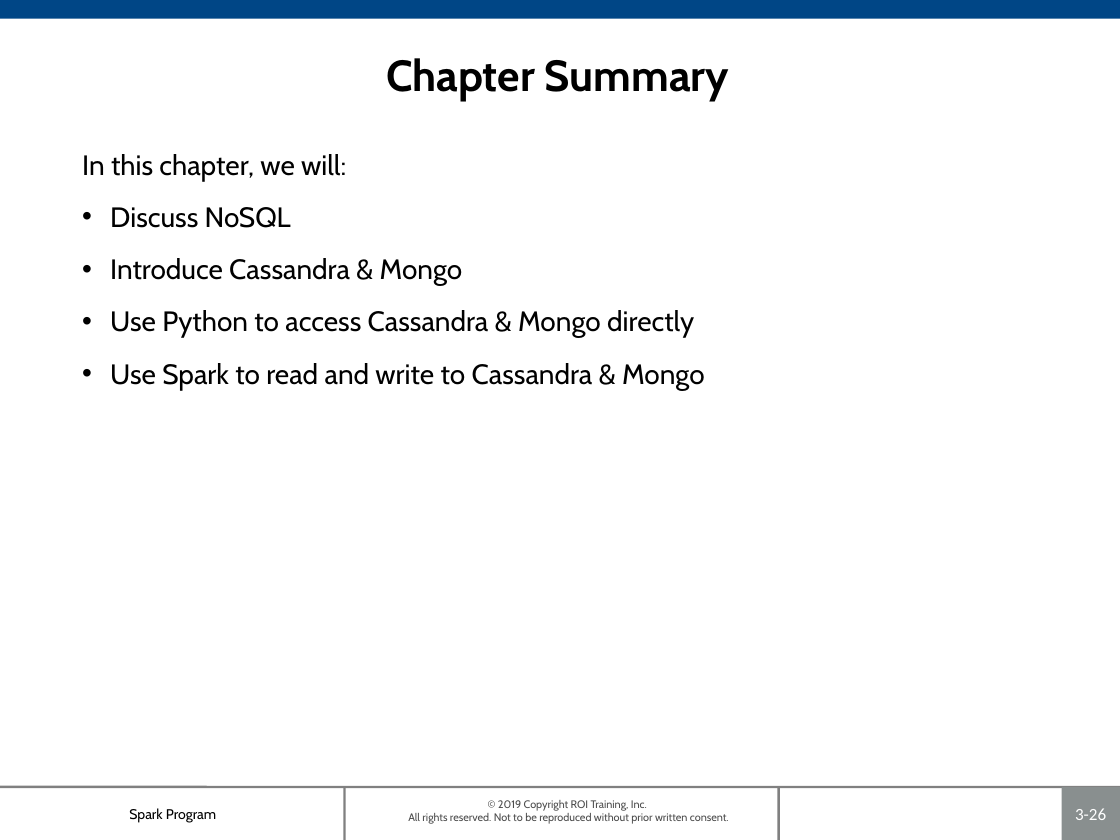
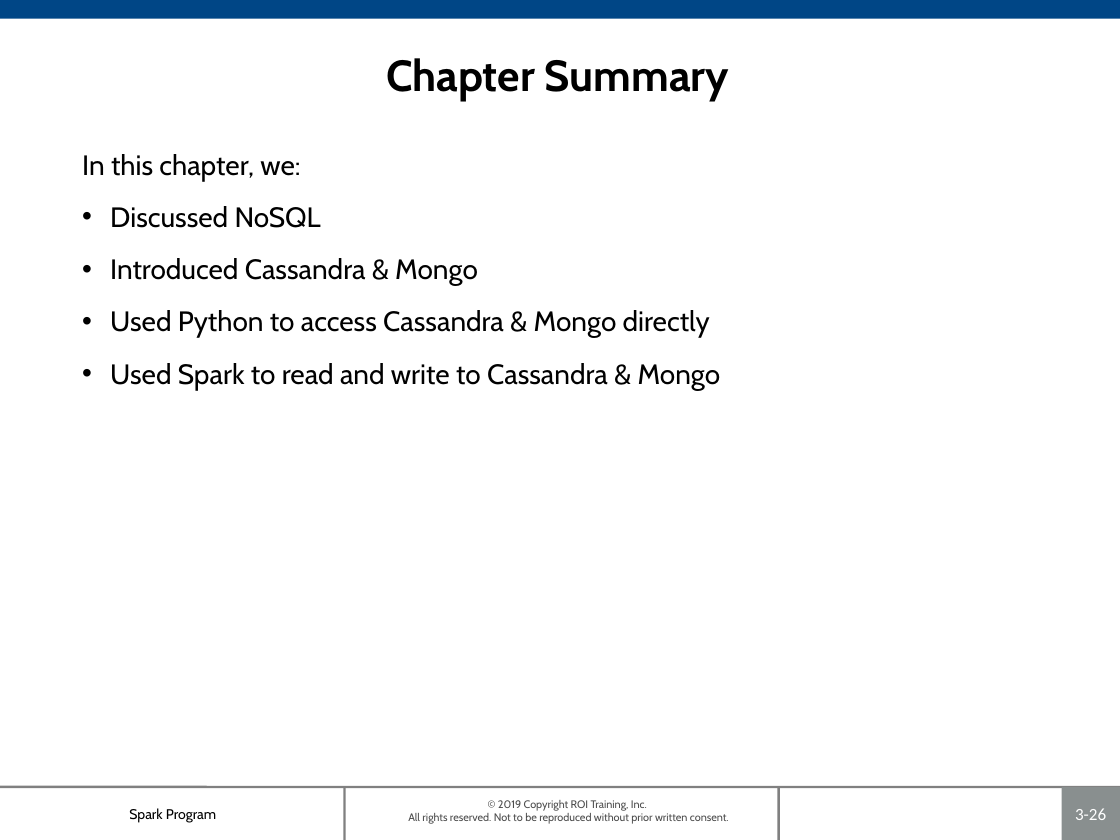
Before and after one commit to roitraining/SparkProgram, a slide deck: slide 26 of Day4/Ch05_NoSQL.pptx. Drawn at 1120x840 pixels with LibreOffice and Linux fonts; fonts in the diff are those of the drawing; background and template pictures are left out. Boxes give left, top, right and bottom in pixels: in the first picture for what was removed or moved away, otherwise in the second. Text is boxed around its words. In the diff, an @@ line names an element or a change of style, - is before the commit and + after.

```diff
--- a/Day4/Ch05_NoSQL.pptx
+++ b/Day4/Ch05_NoSQL.pptx
@@ text at [82,154,721,390]: text changed @@
-In this chapter, we will:
-• Discuss NoSQL
-• Introduce Cassandra & Mongo
-• Use Python to access Cassandra & Mongo directly
-• Use Spark to read and write to Cassandra & Mongo
+In this chapter, we:
+• Discussed NoSQL
+• Introduced Cassandra & Mongo
+• Used Python to access Cassandra & Mongo directly
+• Used Spark to read and write to Cassandra & Mongo
```
Also in this commit, not shown: 1 other file.
